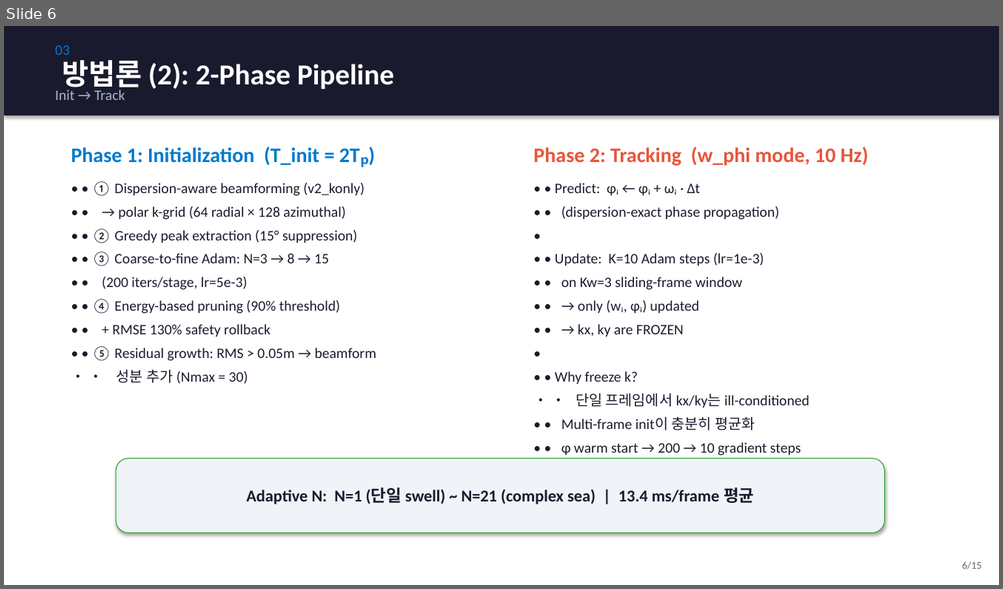
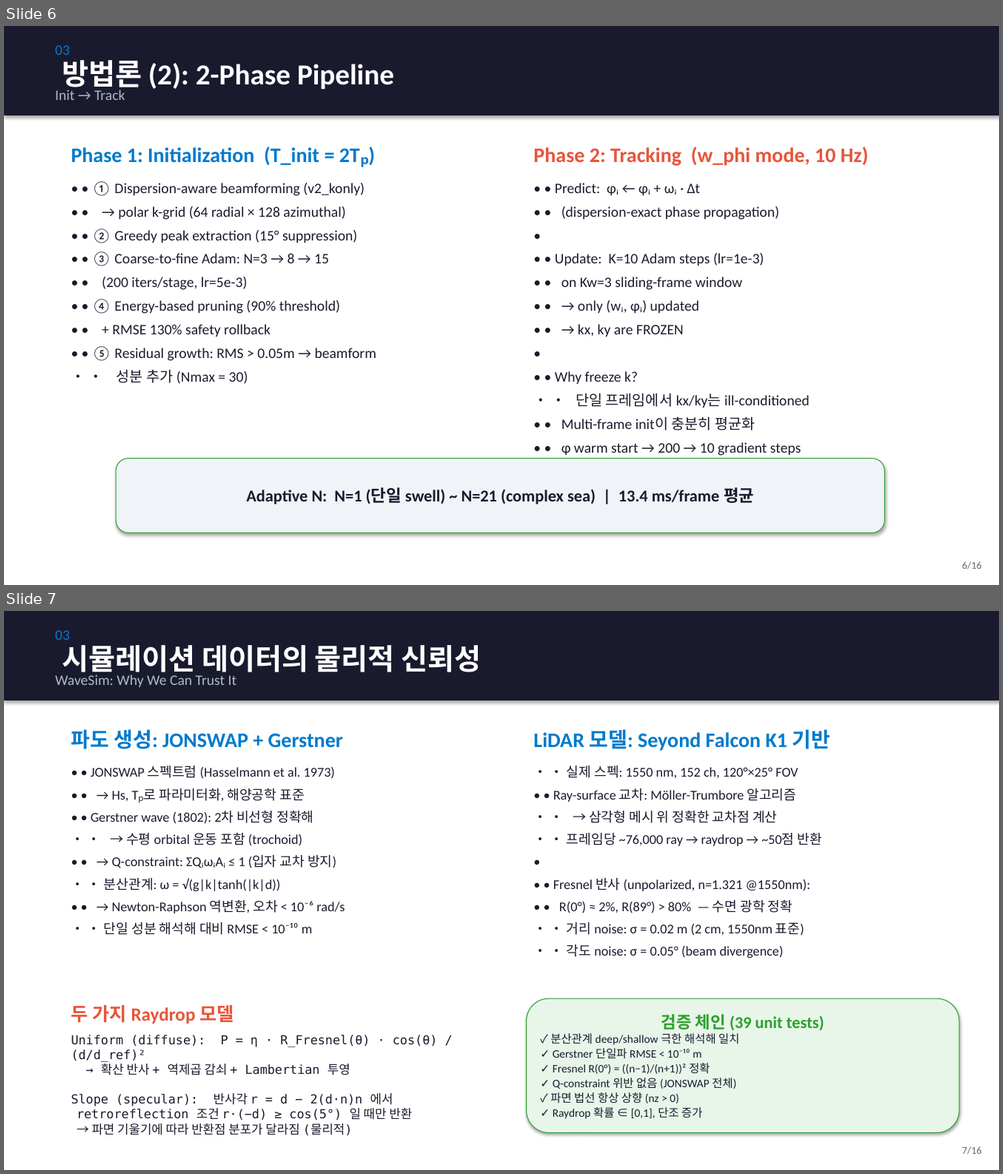
Before and after one commit to SAEYONGPARK94/wavesplat, a slide deck: wavesplat/docs/labmeeting_wavesplat.pptx. Shown one above the other, each under a label of ours: slide 6 before the commit, slides 6 and 7 after it. The pictures are 1003x589 and 1003x1174 pixels, drawn with LibreOffice and Linux fonts; fonts in the diff are those of the drawing. Boxes give left, top, right and bottom in pixels: in the first picture for what was removed or moved away, otherwise in the second. Text is boxed around its words. In the diff, an @@ line names an element or a change of style, - is before the commit and + after.

```diff
--- a/wavesplat/docs/labmeeting_wavesplat.pptx
+++ b/wavesplat/docs/labmeeting_wavesplat.pptx
@@ slide 7 added at <box>4,611,999,1170</box>, background #FFFFFF @@
@@ rectangle added at <box>4,611,999,701</box>, fill #1A1A2E @@
@@ text added at <box>55,630,70,640</box>, 14 pt, text #007ACC @@
+03
@@ text added at <box>62,645,481,678</box>, 28 pt, text #FFFFFF, bold @@
+시뮬레이션 데이터의 물리적 신뢰성
@@ text added at <box>55,675,236,687</box>, 14 pt, text #AABBCC @@
+WaveSim: Why We Can Trust It
@@ text added at <box>71,729,343,749</box>, 20 pt, text #007ACC, bold @@
+파도 생성: JONSWAP + Gerstner
@@ text added at <box>533,729,831,751</box>, 20 pt, text #007ACC, bold @@
+LiDAR 모델: Seyond Falcon K1 기반
@@ text added at <box>91,766,344,935</box>, 13 pt, text #1A1A2E @@
+• • JONSWAP 스펙트럼 (Hasselmann et al. 1973)
+• • → Hs, Tₚ로 파라미터화, 해양공학 표준
+• • Gerstner wave (1802): 2차 비선형 정확해
+• • → 수평 orbital 운동 포함 (trochoid)
+• • → Q-constraint: ΣQᵢωᵢAᵢ ≤ 1 (입자 교차 방지)
+• • 분산관계: ω = √(g|k|tanh(|k|d))
+• • → Newton-Raphson 역변환, 오차 < 10⁻⁶ rad/s
+• • 단일 성분 해석해 대비 RMSE < 10⁻¹⁰ m
@@ text added at <box>553,766,821,958</box>, 13 pt, text #1A1A2E @@
+• • 실제 스펙: 1550 nm, 152 ch, 120°×25° FOV
+• • Ray-surface 교차: Möller-Trumbore 알고리즘
+• • → 삼각형 메시 위 정확한 교차점 계산
+• • 프레임당 ~76,000 ray → raydrop → ~50점 반환
+•
+• • Fresnel 반사 (unpolarized, n=1.321 @1550nm):
+• • R(0°) ≈ 2%, R(89°) > 80% — 수면 광학 정확
+• • 거리 noise: σ = 0.02 m (2 cm, 1550nm 표준)
+• • 각도 noise: σ = 0.05° (beam divergence)
@@ text added at <box>71,1005,233,1024</box>, 18 pt, text #E8553A, bold @@
+두 가지 Raydrop 모델
@@ rounded rectangle added at <box>526,999,959,1133</box>, fill #E8F5E9, outline #2CA02C 0.75 pt, 11 pt, text #1A1A2E @@
+검증 체인 (39 unit tests)
+✓ 분산관계 deep/shallow 극한 해석해 일치
+✓ Gerstner 단일파 RMSE < 10⁻¹⁰ m
+✓ Fresnel R(0°) = ((n−1)/(n+1))² 정확
+✓ Q-constraint 위반 없음 (JONSWAP 전체)
+✓ 파면 법선 항상 상향 (nz > 0)
+✓ Raydrop 확률 ∈ [0,1], 단조 증가
@@ text added at <box>71,1035,438,1136</box>, 12 pt, text #1A1A2E @@
+Uniform (diffuse): P = η · R_Fresnel(θ) · cos(θ) / (d/d_ref)²
+→ 확산 반사 + 역제곱 감쇠 + Lambertian 투영
+Slope (specular): 반사각 r = d − 2(d·n)n 에서
+retroreflection 조건 r·(−d) ≥ cos(5°) 일 때만 반환
+→ 파면 기울기에 따라 반환점 분포가 달라짐 (물리적)
@@ text added at <box>962,1147,982,1155</box>, 10 pt, text #666666 @@
+7/16
```
Also in this commit, not shown: 14 other slides changed, 1 other file.
